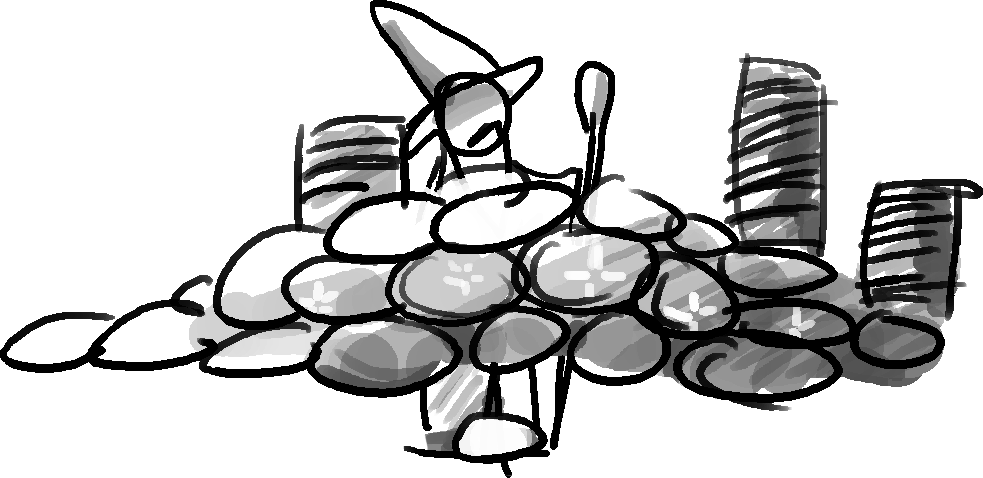
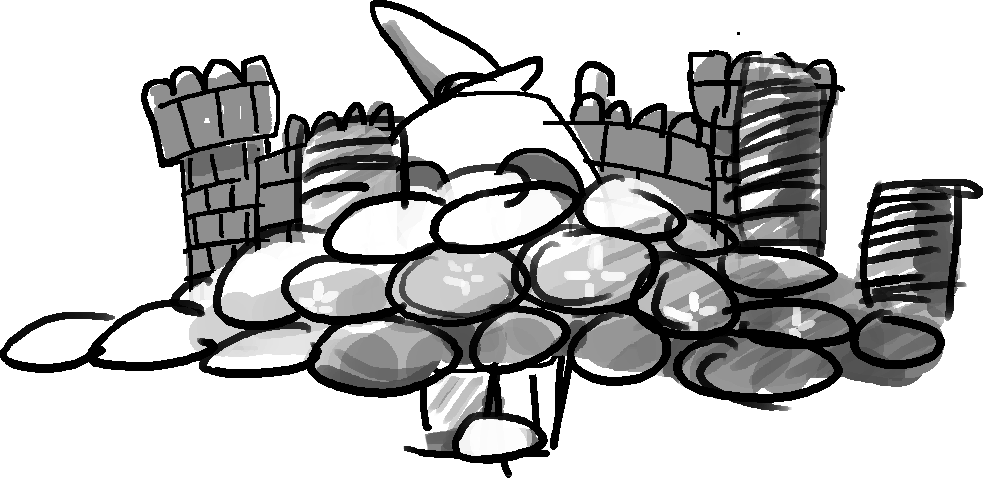
Layers edited between the first and the second w=983, h=478 image:
added layer "Hugh's Hotel" above "Jim'sPiece" over [141, 32, 845, 378]
